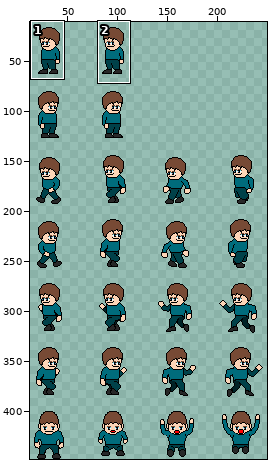
One commit to this sprite sheet: android/assets/player.png. Above, an overview of the earlier version with the close-up marked.
Close-up. First the earlier version:
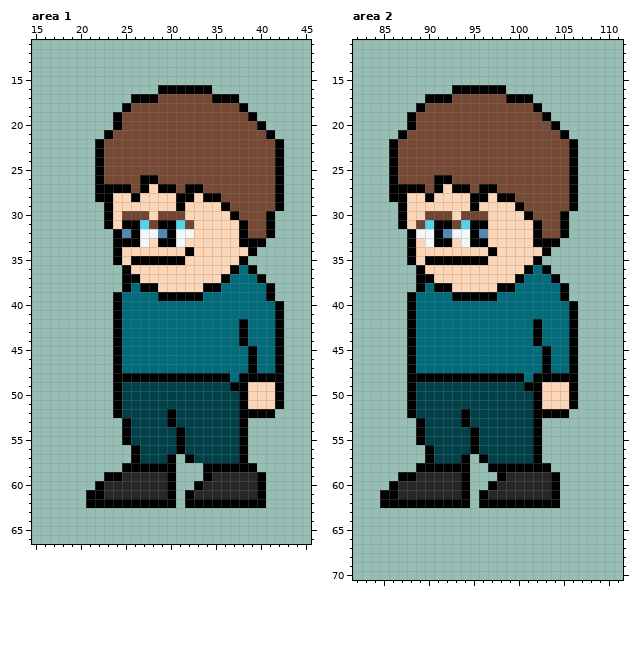
The file is 256x448 pixels. Colours within 5 levels of each other are drawn and written as one. Shown: area 1: x 15..45, y 11..66; area 2: x 82..111, y 11..70. The old version is drawn lined up with the new one. The wide view leaves out empty margins. The commit also changed other parts of the picture, which this record leaves out.
And afterwards:
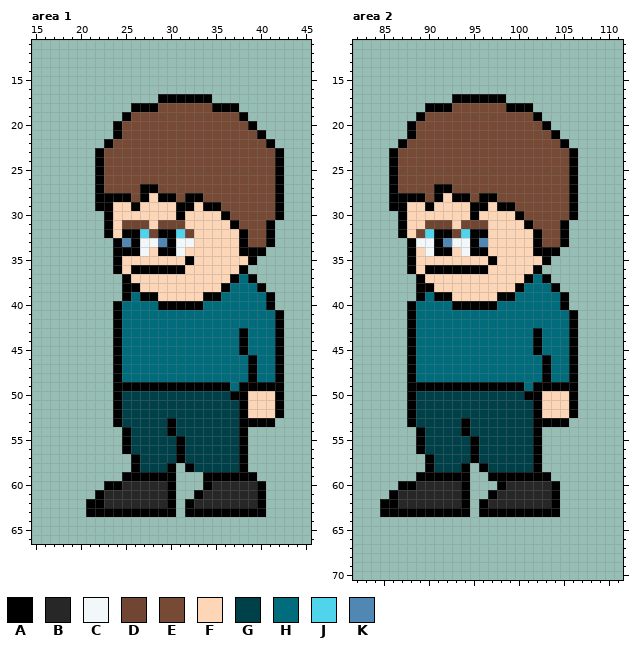
Palette (. is transparent): A #000000  B #272727  C #f2f8f9  D #704632  E #774a35  F #fdd5b7  G #004149  H #006c7c  J #50d4ec  K #5187b3
What changed:
whole drawing moved by +0,+3 (the old picture is shown already moved)
Area 1:
y 16: x 29..34 AAAAAA -> ......
y 17: x 26..37 AAAEEEEEEAAA -> ...AAAAAA...
y 18: x 25..28 AEEE -> .AAA; x 35..38 EEEA -> AAA.
y 19: x 24..25 AE -> .A; x 38..39 EA -> A.
y 20: x 39..40 EA -> A.
y 21: x 23..24 AE -> .A; x 40..41 EA -> A.
y 22: x 22..23 AE -> .A; x 41..42 EA -> A.
y 26: x 27..28 AA -> EE
y 27: x 23..25 AAA -> EEE; x 28..30 FAA -> AEE; x 32..33 AA -> EE
y 28: x 24..27 FFAF -> AAEA; x 29..31 FFA -> AAE; x 33..35 FAA -> AEE
y 29: x 22 . -> A; x 26 F -> A; x 32 F -> A; x 34..36 FFA -> AAE
y 30: x 25..27 DDD -> FFF; x 29..31 DDD -> FFA; x 36..37 FA -> AE; x 41..42 A. -> EA
y 31: x 25..32 AAJDAAJD -> DDDFDDDF; x 37..38 FA -> AE
y 32: x 23..25 .AK -> AFA; x 27..29 CCK -> JDA; x 31..32 CC -> JD
y 33: x 25 A -> K; x 28..29 FA -> CK; x 32 F -> C; x 39..41 AA. -> EEA
y 34: x 25..27 FFF -> AAC; x 29..32 FFFA -> AACF; x 38 F -> A; x 40 . -> A
y 35: x 26..32 AAAAAAF -> FFFFFFA; x 38..39 A. -> FA
y 36: x 24..31 .AFFFFFF -> AFAAAAAA; x 37..39 AHA -> FA.
y 37: x 26 A -> F; x 36..37 AH -> FA; x 39..40 HA -> A.
y 38: x 26..28 HAA -> AFF; x 34..36 AAH -> FFA; x 40..41 HA -> A.
y 39: x 24..25 AH -> .A; x 27..35 HHAAAAAHH -> AAFFFFFAA
y 40: x 29..33 HHHHH -> AAAAA; x 41..42 HA -> A.
y 42: x 38 A -> H
y 45: x 38..39 HA -> AH
y 48: x 25..36 AAAAAAAAAAAA -> HHHHHHHHHHHH; x 38 A -> H; x 40..41 AA -> HH
y 49: x 25..37 GGGGGGGGGGGGA -> AAAAAAAAAAAAH; x 39..41 FFF -> AAA
y 50: x 37 G -> A
y 52: x 30 A -> G; x 39..42 AAA. -> FFFA
y 53: x 24..25 .A -> AG; x 39..41 ... -> AAA
y 54: x 30..31 GA -> AG
y 56: x 25..26 .A -> AG
y 57: x 30..32 A.A -> GAG
y 58: x 25 A -> .; x 27..29 AAA -> GGG; x 32..37 ..AAAA -> AGGGGG; x 39 A -> .
y 59: x 23..29 AABBBBB -> ..AAAAA; x 35..40 BBBBBA -> AAAAA.
y 60: x 22..24 ABB -> .AA; x 33..34 AB -> .A
y 61: x 21 A -> .; x 32..33 AB -> .A
y 62: x 23..29 AAAAAAA -> BBBBBBB; x 33..39 AAAAAAA -> BBBBBBB
y 63: x 21..30 .......... -> AAAAAAAAAA; x 32..40 ......... -> AAAAAAAAA
Area 2:
y 16: x 93..98 AAAAAA -> ......
y 17: x 90..101 AAAEEEEEEAAA -> ...AAAAAA...
y 18: x 89..92 AEEE -> .AAA; x 99..102 EEEA -> AAA.
y 19: x 88..89 AE -> .A; x 102..103 EA -> A.
y 20: x 103..104 EA -> A.
y 21: x 87..88 AE -> .A; x 104..105 EA -> A.
y 22: x 86..87 AE -> .A; x 105..106 EA -> A.
y 26: x 91..92 AA -> EE
y 27: x 87..89 AAA -> EEE; x 92..94 FAA -> AEE; x 96..97 AA -> EE
y 28: x 88..91 FFAF -> AAEA; x 93..95 FFA -> AAE; x 97..99 FAA -> AEE
y 29: x 86 . -> A; x 90 F -> A; x 96 F -> A; x 98..100 FFA -> AAE
y 30: x 90..92 DDD -> FFF; x 94..96 DDD -> FAF; x 100..101 FA -> AE; x 105..106 A. -> EA
y 31: x 89..96 DJAADJAA -> FDDDFDDD; x 101..102 FA -> AE
y 32: x 87..90 .ACC -> AFDJ; x 92..94 KCC -> ADJ; x 96 K -> A
y 33: x 89 F -> C; x 92..93 AF -> KC; x 96 A -> K; x 103..105 AA. -> EEA
y 34: x 90..92 FFF -> CAA; x 94..97 FFFA -> CAAF; x 102 F -> A; x 104 . -> A
y 35: x 90..97 AAAAAAAF -> FFFFFFFA; x 102..103 A. -> FA
y 36: x 88..96 .AFFFFFFF -> AFAAAAAAA; x 101..103 AHA -> FA.
y 37: x 90 A -> F; x 100..101 AH -> FA; x 103..104 HA -> A.
y 38: x 90..92 HAA -> AFF; x 98..100 AAH -> FFA; x 104..105 HA -> A.
y 39: x 88..89 AH -> .A; x 91..99 HHAAAAAHH -> AAFFFFFAA
y 40: x 93..97 HHHHH -> AAAAA; x 105..106 HA -> A.
y 42: x 102 A -> H
y 45: x 102..103 HA -> AH
y 48: x 89..100 AAAAAAAAAAAA -> HHHHHHHHHHHH; x 102 A -> H; x 104..105 AA -> HH
y 49: x 89..101 GGGGGGGGGGGGA -> AAAAAAAAAAAAH; x 103..105 FFF -> AAA
y 50: x 101 G -> A
y 52: x 94 A -> G; x 103..106 AAA. -> FFFA
y 53: x 88..89 .A -> AG; x 103..105 ... -> AAA
y 54: x 94..95 GA -> AG
y 56: x 89..90 .A -> AG
y 57: x 94..96 A.A -> GAG
y 58: x 89 A -> .; x 91..93 AAA -> GGG; x 96..101 .AAAAA -> AGGGGG; x 103 A -> .
y 59: x 87..93 AABBBBB -> ..AAAAA; x 97 . -> A; x 99..104 BBBBBA -> AAAAA.
y 60: x 86..88 ABB -> .AA; x 97..98 AB -> .A
y 61: x 85 A -> .; x 96..97 AB -> .A
y 62: x 87..93 AAAAAAA -> BBBBBBB; x 97..103 AAAAAAA -> BBBBBBB
y 63: x 85..94 .......... -> AAAAAAAAAA; x 96..104 ......... -> AAAAAAAAA
Boxes around the changes in both close-ups, in picture pixels (x1, y1, x2, y2):
changed: (95, 85, 284, 148)
changed: (86, 175, 284, 517)
changed: (389, 85, 578, 148)
changed: (380, 175, 578, 517)
